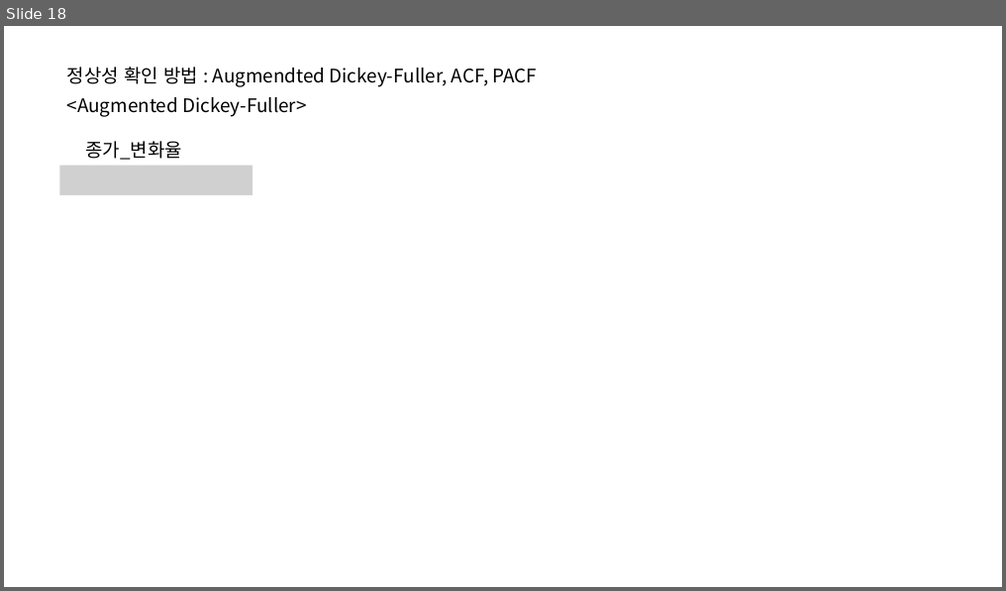
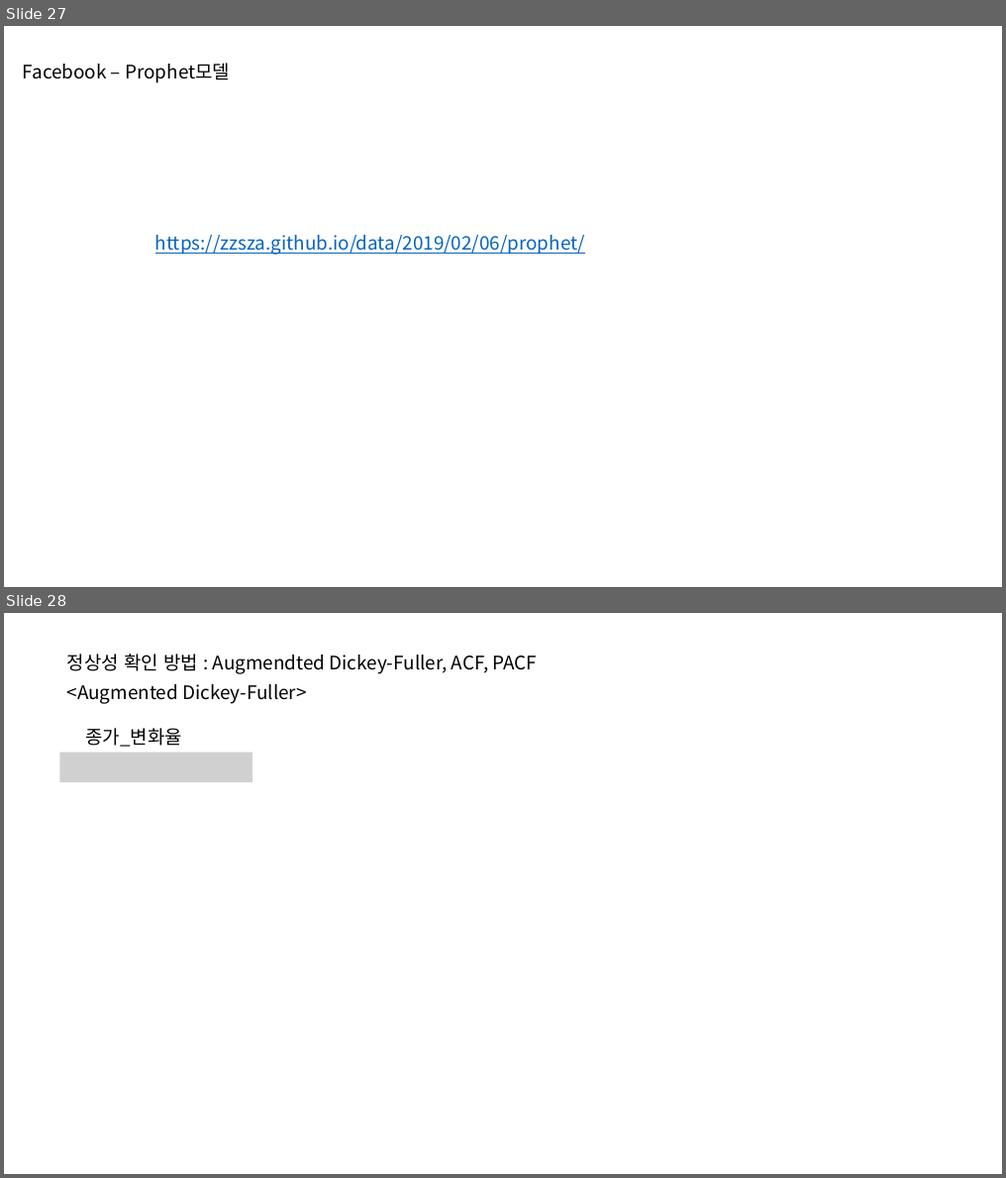
Before and after one commit to ejihoon6065/Project_TurnAround, a slide deck: YG엔터주분석/멘토님미팅발표자료/ARIMA모델_ppt2.pptx. Shown one above the other, each under a label of ours: slide 18 before the commit, slides 27 and 28 after it. The pictures are 1006x591 and 1006x1178 pixels, drawn with LibreOffice and Linux fonts; fonts in the diff are those of the drawing; grey boxes stand for pictures. Boxes give left, top, right and bottom in pixels: in the first picture for what was removed or moved away, otherwise in the second. Text is boxed around its words. In the diff, an @@ line names an element or a change of style, - is before the commit and + after.

```diff
--- a/YG엔터주분석/멘토님미팅발표자료/ARIMA모델_ppt2.pptx
+++ b/YG엔터주분석/멘토님미팅발표자료/ARIMA모델_ppt2.pptx
@@ slide 27 added at <box>4,26,1002,587</box>, background #FFFFFF @@
@@ text added at <box>23,63,230,83</box>, 18 pt, text #000000 @@
+Facebook – Prophet모델
@@ text added at <box>155,235,585,255</box>, 18 pt, text #0563C1, underline @@
+https://zzsza.github.io/data/2019/02/06/prophet/
@@ what was slide 18 is now slide 28 @@
```
Also in this commit, not shown: 8 slides changed, 9 other slides added, 5 slides removed, 8 other files.
